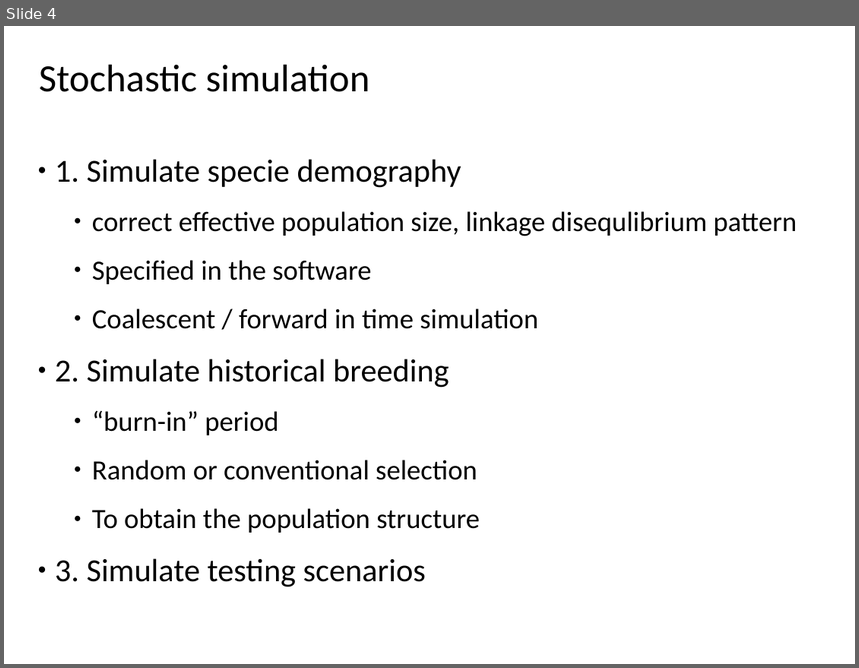
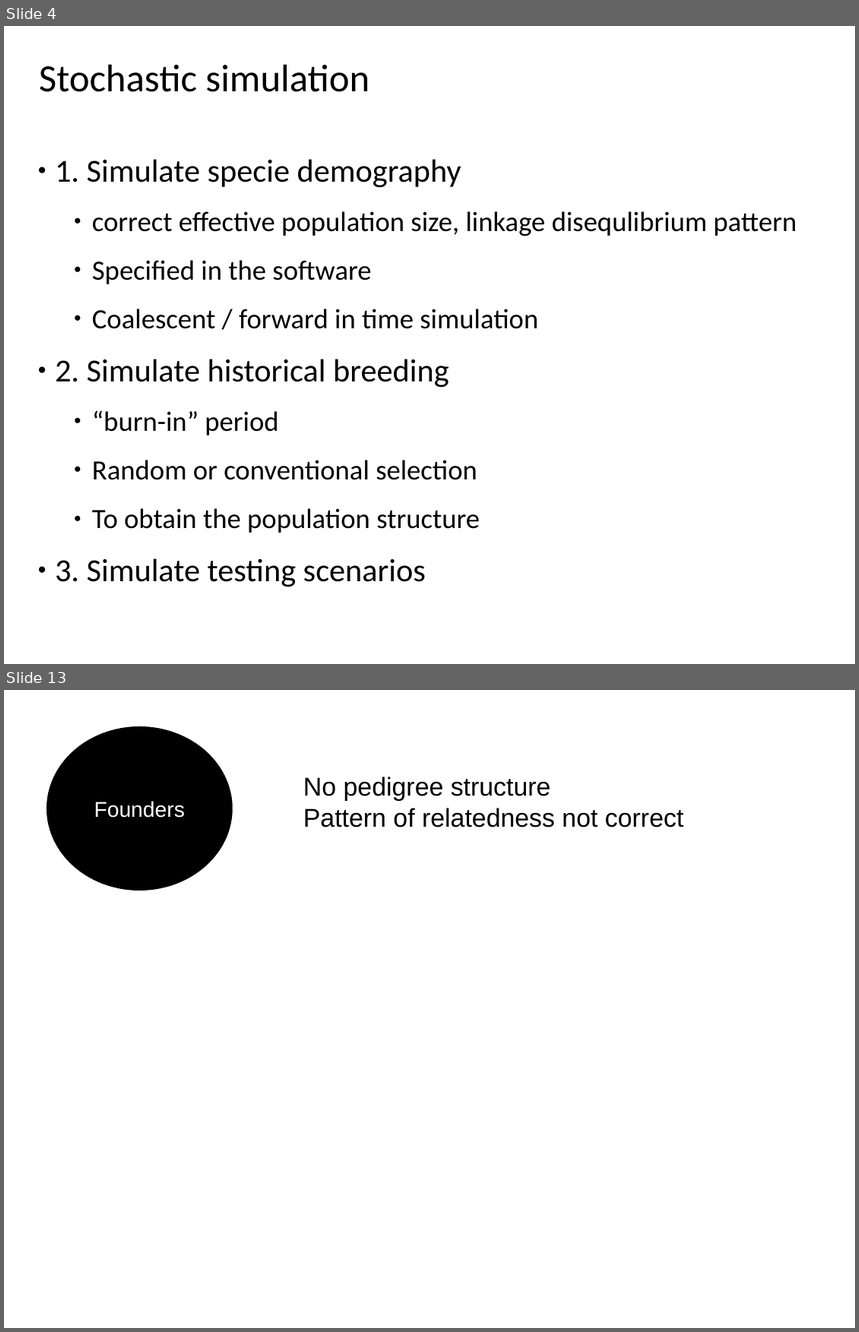
Before and after one commit to janaobsteter/ResourceAllocation_paper, a slide deck: Jana_ZagrebCourse_Simulation.pptx. Shown one above the other, each under a label of ours: slide 4 before the commit, slides 4 and 13 after it; the slides between them are not shown. The pictures are 859x668 and 859x1332 pixels, drawn with LibreOffice and Linux fonts; fonts in the diff are those of the drawing; background and template pictures are left out. Boxes give left, top, right and bottom in pixels: in the first picture for what was removed or moved away, otherwise in the second. Text is boxed around its words. In the diff, an @@ line names an element or a change of style, - is before the commit and + after.

```diff
--- a/Jana_ZagrebCourse_Simulation.pptx
+++ b/Jana_ZagrebCourse_Simulation.pptx
@@ slide 13 added at [4,690,855,1328], background picture (left out) @@
@@ ellipse added at [47,726,233,891], fill #000000, 20 pt, text #FFFFFF @@
+Founders
@@ rectangle added at [4,745,630,824], fill #FFFFFF @@
@@ text added at [303,777,683,828], 24 pt, text #000000 @@
+No pedigree structure
+Pattern of relatedness not correct
```
Also in this commit, not shown: 9 slides changed, 19 other slides added, 1 slide removed, 4 other files.
